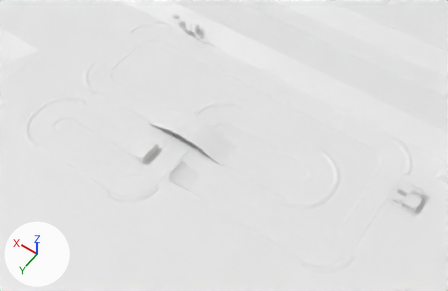
An edit to the Blender file Assets/Cars.blend, drawn before and after from the same camera.
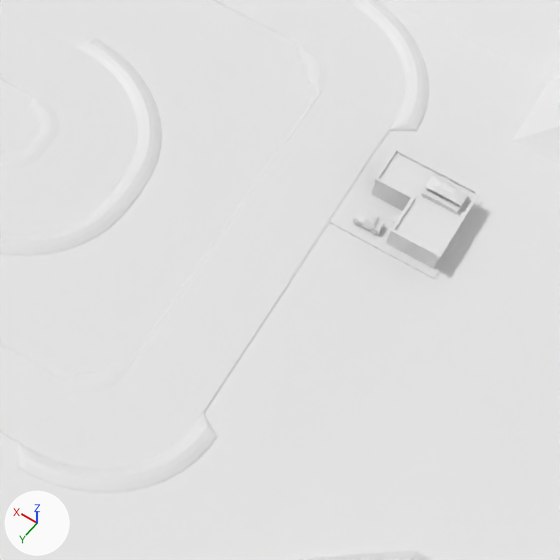
Each version appears first whole from a 50 mm camera at (-59.4, 201.8, 288.8) aimed at (68.6, 22.7, 7.3), and next in a close-up on the part from 66% to 100% of the width and 48% to 100% of the height. Lighting does not change. The marker at lower left points along +X, +Y and +Z.

The first close-up shows 'Ground', 'Plane', 'Track1'.
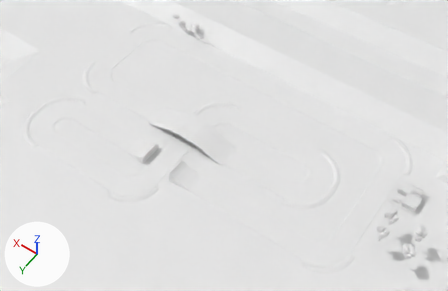
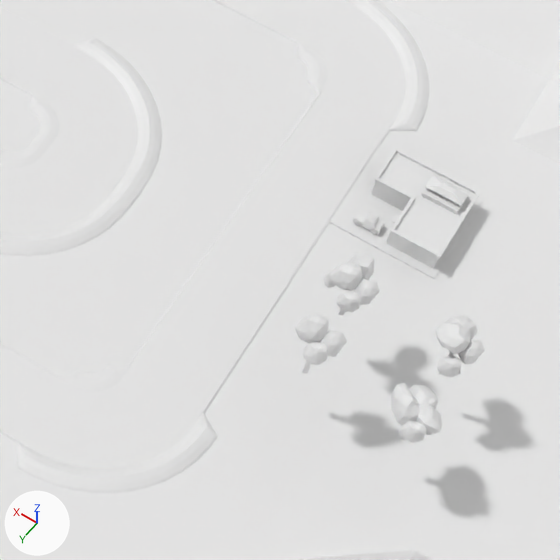
Commit message: added trees

Where the change shows, as pixel boxes [x1, y1, x2, y2] in the close-ups (560 x 560 px):
```json
{"object": "Tree.004", "change": "added", "after": [391, 383, 442, 443]}
{"object": "Tree.001", "change": "added", "after": [323, 250, 380, 316]}
{"object": "Tree.002", "change": "added", "after": [435, 316, 485, 377]}
{"object": "Tree.003", "change": "added", "after": [295, 314, 347, 374]}
```

Scene script edits in JSON lines:
```json
{"op": "add", "block": "me_cube_075", "code": ["me_cube_075 = bpy.data.meshes.new('Cube.075')", "me_cube_075.from_pydata(...)  # 232 vertices, 382 faces; spans x -3.98..3.7, y -4.24..3.66, z -1.1..9.86", "me_cube_075.materials.append(mat_material_001)  # its picture is missing"]}
{"op": "add", "block": "me_cube_070", "code": ["me_cube_070 = bpy.data.meshes.new('Cube.070')", "me_cube_070.from_pydata(...)  # 232 vertices, 382 faces; spans x -3.77..3.0, y -4.5..3.89, z -0.96..10.81", "me_cube_070.materials.append(mat_material_001)  # its picture is missing"]}
{"op": "add", "block": "me_cube_064", "code": ["me_cube_064 = bpy.data.meshes.new('Cube.064')", "me_cube_064.from_pydata(...)  # 182 vertices, 294 faces; spans x -3.58..3.18, y -2.57..3.01, z -0.97..10.86", "me_cube_064.materials.append(mat_material_001)  # its picture is missing"]}
{"op": "add", "block": "me_cube_057", "code": ["me_cube_057 = bpy.data.meshes.new('Cube.057')", "me_cube_057.from_pydata(...)  # 282 vertices, 470 faces; spans x -3.69..3.88, y -5.26..3.99, z -0.75..11.45", "me_cube_057.materials.append(mat_material_001)  # its picture is missing"]}
{"op": "add", "block": "ob_tree_004", "code": ["ob_tree_004 = bpy.data.objects.new('Tree.004', me_cube_075)", "ob_tree_004.location = (-47.6, 29.2, 9.8)"]}
{"op": "add", "block": "ob_tree_002", "code": ["ob_tree_002 = bpy.data.objects.new('Tree.002', me_cube_070)", "ob_tree_002.location = (-47.6, 17.0, 9.8)"]}
{"op": "add", "block": "ob_tree_003", "code": ["ob_tree_003 = bpy.data.objects.new('Tree.003', me_cube_064)", "ob_tree_003.location = (-32.2, 27.7, 9.8)"]}
{"op": "add", "block": "ob_tree_001", "code": ["ob_tree_001 = bpy.data.objects.new('Tree.001', me_cube_057)", "ob_tree_001.location = (-32.3, 16.9, 10.4)"]}
```
